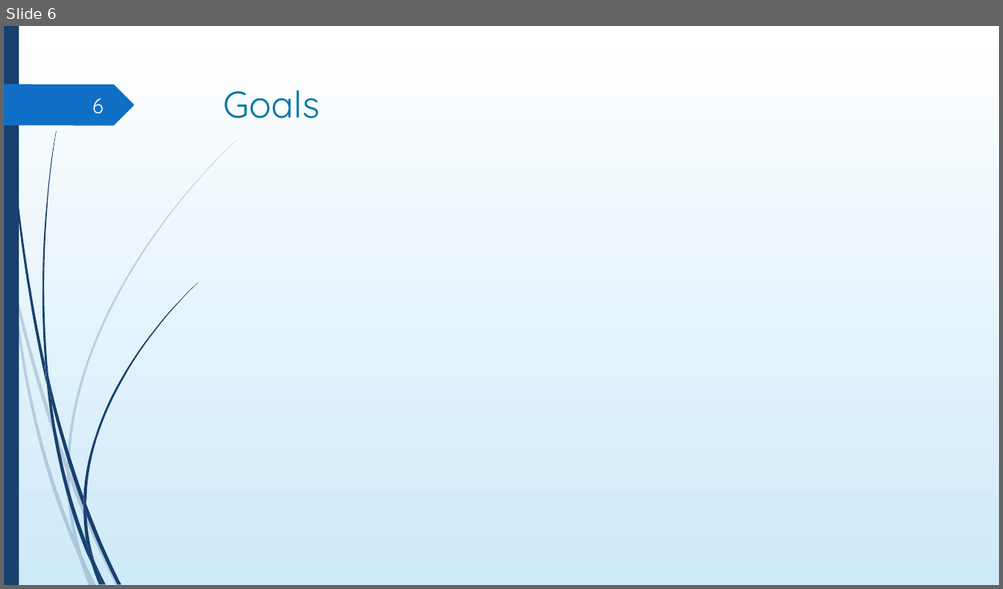
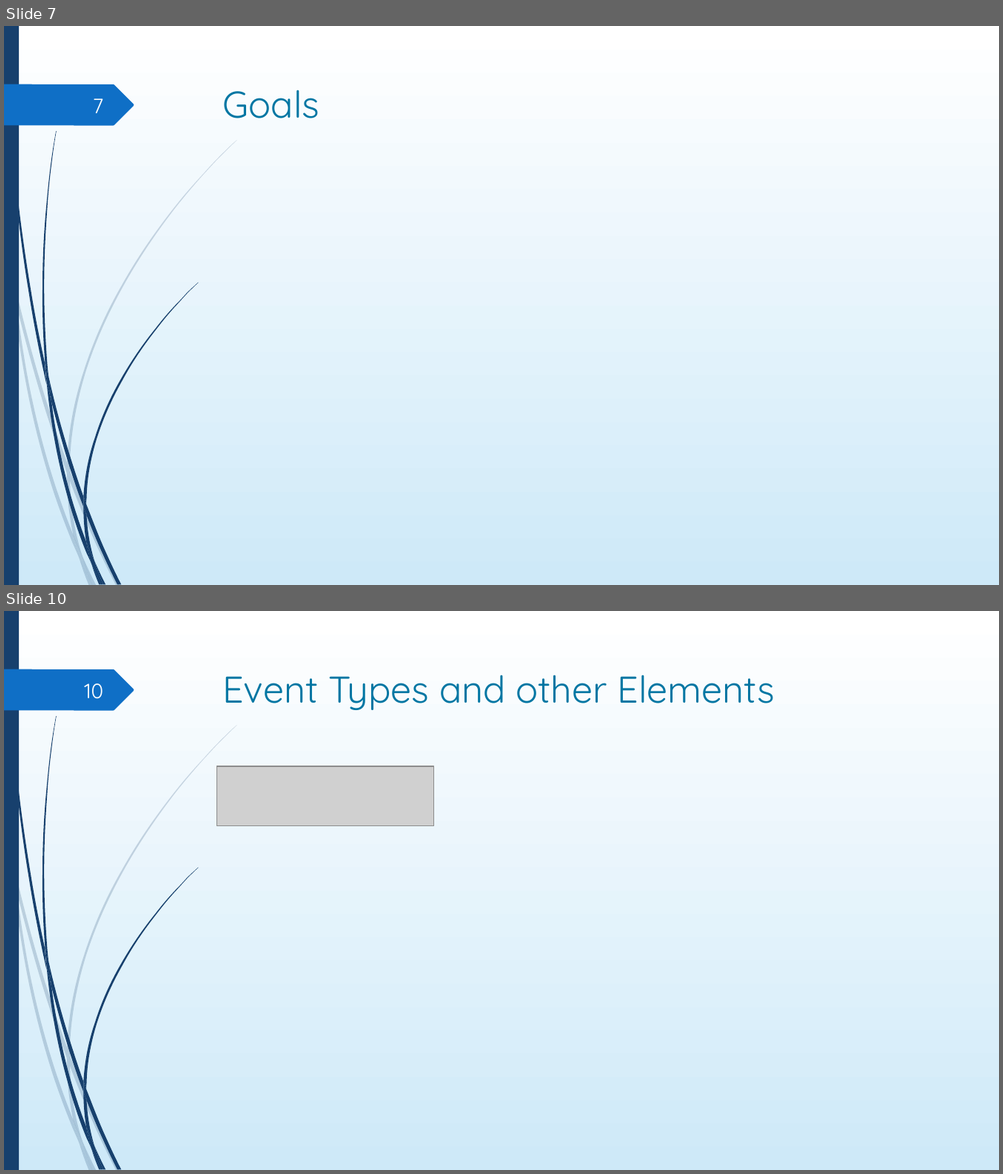
Before and after one commit to DigiBP/digibp-monterosa, a slide deck: Doc/DBP_presentation.pptx. Shown one above the other, each under a label of ours: slide 6 before the commit, slides 7 and 10 after it; the slides between them are not shown. The pictures are 1003x589 and 1003x1174 pixels, drawn with LibreOffice and Linux fonts; fonts in the diff are those of the drawing; grey boxes stand for pictures; background and template pictures are left out. Boxes give left, top, right and bottom in pixels: in the first picture for what was removed or moved away, otherwise in the second. Text is boxed around its words. In the diff, an @@ line names an element or a change of style, - is before the commit and + after.

```diff
--- a/Doc/DBP_presentation.pptx
+++ b/Doc/DBP_presentation.pptx
@@ slide 10 added at (x1=4, y1=611, x2=999, y2=1170), background gradient #FFFFFF to #CEEAF9; not listed: 24 template elements that a slide beside it also shows @@
@@ title added at (x1=223, y1=675, x2=774, y2=710), 36 pt, text #0076A3 @@
+Event Types and other Elements
@@ page number added at (x1=84, y1=684, x2=103, y2=699), 20 pt, text #FEFFFF @@
+10
@@ picture added at (x1=217, y1=766, x2=435, y2=826) @@
@@ what was slide 6 is now slide 7 @@
@@ page number at (x1=93, y1=99, x2=104, y2=113): text changed @@
-6
+7
```
Also in this commit, not shown: 2 slides changed, 7 other slides added, 1 slide removed, 3 other files.
